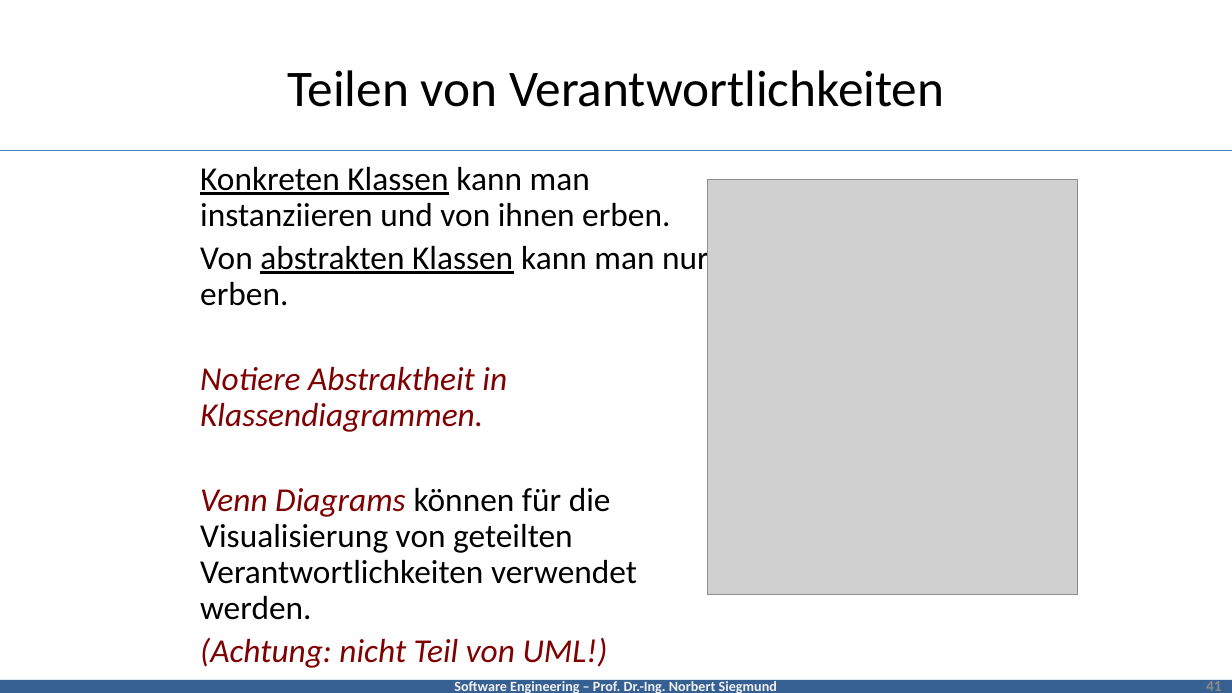
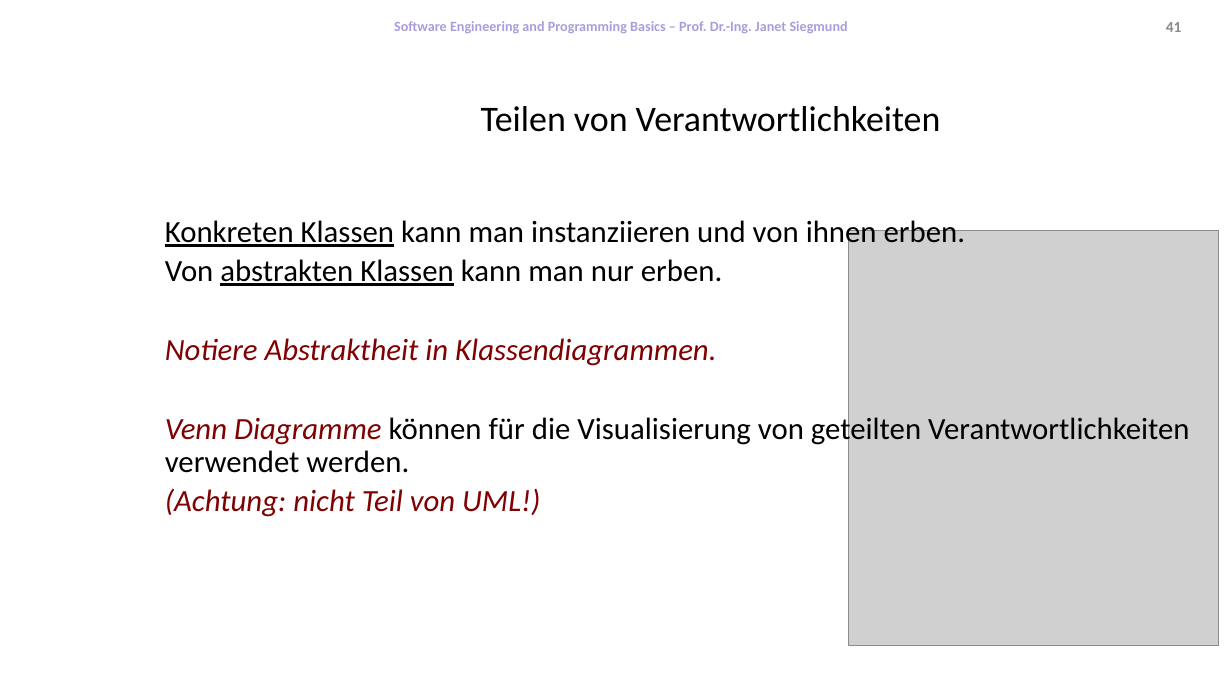
Before and after one commit to feigensp/lehre, a slide deck: slide 41 of se/slides/03_ResponseabilityDrivenDesign.pptx. Drawn at 1232x693 pixels with LibreOffice and Linux fonts; fonts in the diff are those of the drawing; grey boxes stand for pictures; background and template pictures are left out. Boxes give left, top, right and bottom in pixels: in the first picture for what was removed or moved away, otherwise in the second. Text is boxed around its words. In the diff, an @@ line names an element or a change of style, - is before the commit and + after.

Commit message:
Finished Responsibility Driven Design

```diff
--- a/se/slides/03_ResponseabilityDrivenDesign.pptx
+++ b/se/slides/03_ResponseabilityDrivenDesign.pptx
@@ text added at [394,21,848,33], 11 pt, text #AB9DDB, bold @@
+Software Engineering and Programming Basics – Prof. Dr.-Ing. Janet Siegmund
@@ page number: place and size @@
-page number at [1206,678,1222,691]
+page number at [1166,22,1182,32]
@@ title "Teilen von Verantwortlichkeiten": place and size @@
-title "Teilen von Verantwortlichkeiten" at [287,70,944,107]
+title "Teilen von Verantwortlichkeiten" at [481,106,941,132]
@@ title "Teilen von Verantwortlichkeiten" at [481,106,941,132]: size 40 to 28 pt @@
@@ line removed from (0, 150) to (1232, 150) @@
@@ text at [165,216,965,517]: size 26 to 24 pt in "Konkreten Klassen kann man instanziieren und von ...", "Von abstrakten Klassen kann man nur erben.", "Notiere Abstraktheit in Klassendiagrammen.", "(Achtung: nicht Teil von UML!)" @@
@@ text "Konkreten Klassen kann man instanziieren ...": place and size @@
-text "Konkreten Klassen kann man instanziieren ..." at [200,167,709,668]
+text "Konkreten Klassen kann man instanziieren ..." at [165,216,1189,517]
@@ picture: place and size @@
-picture at [708,179,1078,595]
+picture at [849,230,1219,646]
@@ text at [165,413,1189,473]: text changed; size 26 to 24 pt @@
-Venn Diagrams können für die Visualisierung von geteilten Verantwortlichkeiten verwendet werden.
+Venn Diagramme können für die Visualisierung von geteilten Verantwortlichkeiten verwendet werden.
@@ rectangle removed at [0,680,1232,693] @@
-Software Engineering – Prof. Dr.-Ing. Norbert Siegmund
```
Also in this commit, not shown: 17 other slides changed.
